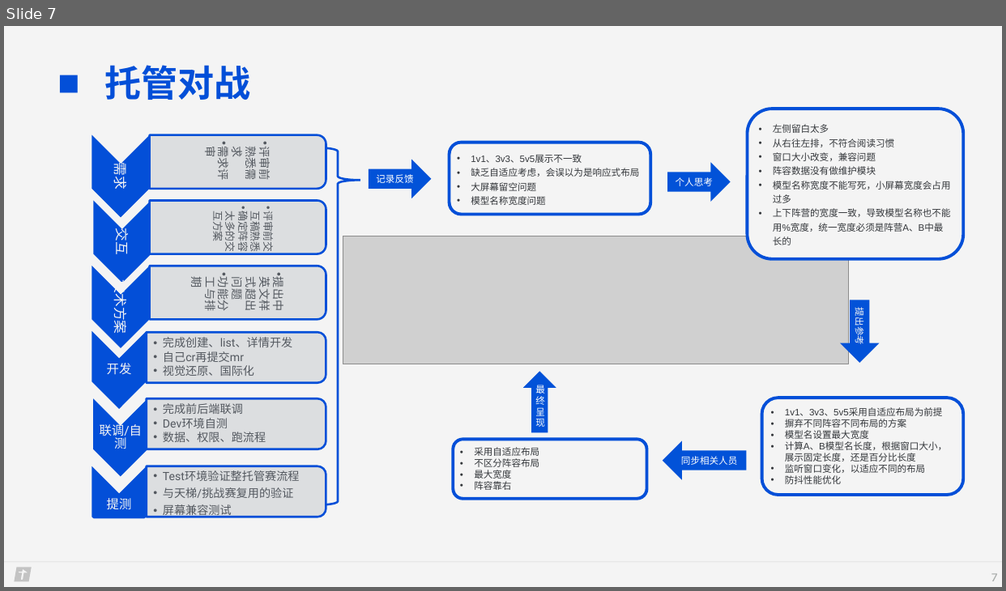
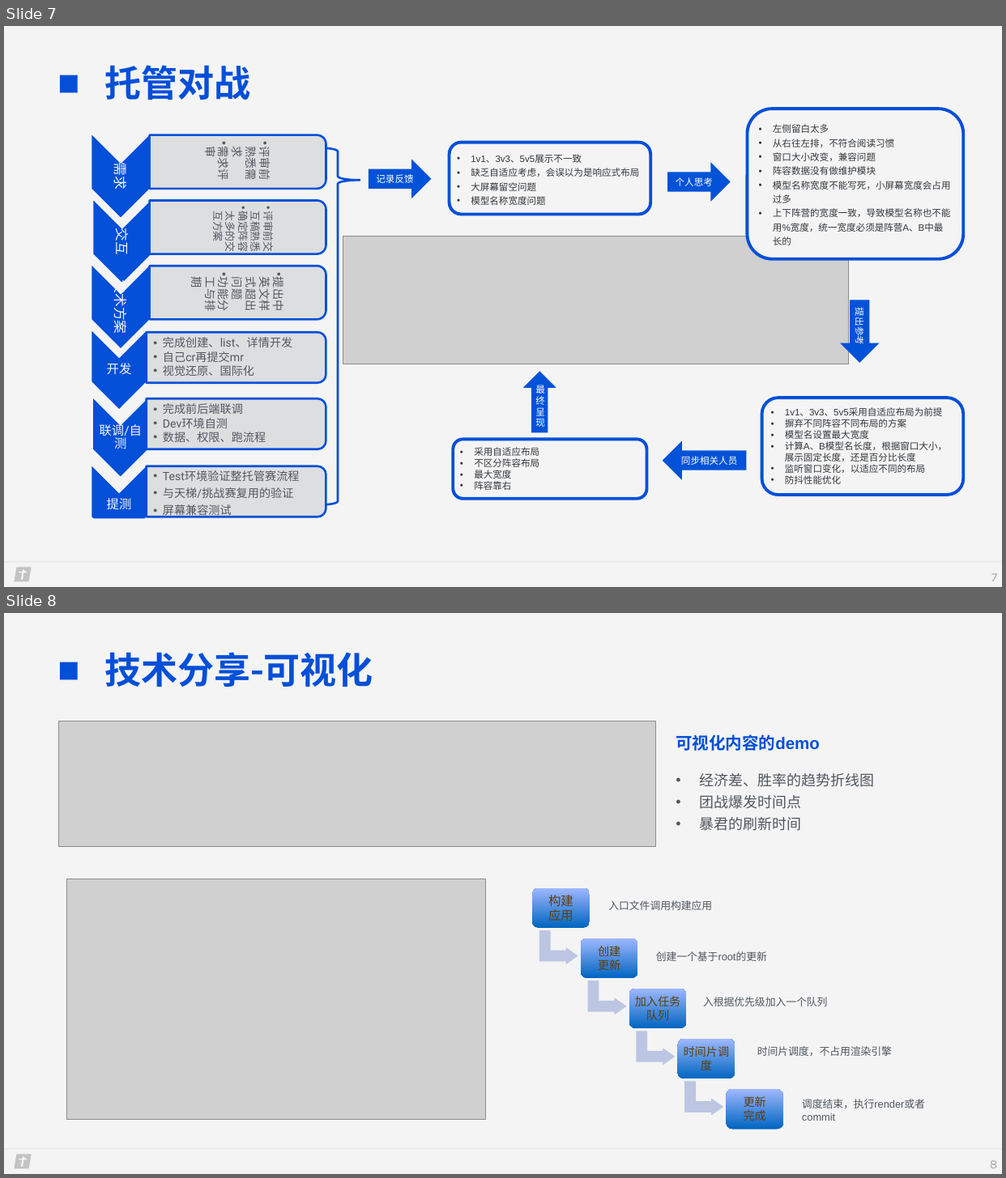
Before and after one commit to sunshiheima/MyPoject, a slide deck: files/简历/答辩.pptx. Shown one above the other, each under a label of ours: slide 7 before the commit, slides 7 and 8 after it. The pictures are 1006x591 and 1006x1178 pixels, drawn with LibreOffice and Linux fonts; fonts in the diff are those of the drawing; grey boxes stand for pictures; background and template pictures are left out. Boxes give left, top, right and bottom in pixels: in the first picture for what was removed or moved away, otherwise in the second. Text is boxed around its words. In the diff, an @@ line names an element or a change of style, - is before the commit and + after.

```diff
--- a/files/简历/答辩.pptx
+++ b/files/简历/答辩.pptx
@@ slide 8 added at (x1=4, y1=613, x2=1002, y2=1174), background picture (left out); not listed: 2 template elements that a slide beside it also shows @@
@@ text added at (x1=104, y1=652, x2=373, y2=687), 35.1 pt, text #034FD8, bold @@
+■ 技术分享-可视化
@@ picture added at (x1=58, y1=721, x2=656, y2=846) @@
@@ text added at (x1=675, y1=735, x2=819, y2=751), 16 pt, text #034FD8, bold @@
+可视化内容的demo
@@ text added at (x1=699, y1=773, x2=874, y2=831), 14 pt, text #52575F @@
+• 经济差、胜率的趋势折线图
+• 团战爆发时间点
+• 暴君的刷新时间
@@ picture added at (x1=67, y1=879, x2=486, y2=1120) @@
@@ text added at (x1=608, y1=901, x2=712, y2=910), 10 pt, text #53585F @@
+  入口文件调用构建应用
@@ text added at (x1=656, y1=952, x2=767, y2=961), 10 pt, text #52575F @@
+  创建一个基于root的更新
@@ text added at (x1=703, y1=997, x2=828, y2=1007), 10 pt, text #53585F @@
+  入根据优先级加入一个队列
@@ text added at (x1=757, y1=1046, x2=892, y2=1056), 10 pt, text #52575F @@
+  时间片调度，不占用渲染引擎
@@ group added at (x1=533, y1=888, x2=784, y2=1130): 5 rounded rectangles, 5 texts, 4 bent up arrows @@
+构建
+应用
+创建
+更新
+加入任务队列
+时间片调度
+更新
+完成
@@ text added at (x1=802, y1=1099, x2=925, y2=1109), 10 pt, text #52575F @@
+  调度结束，执行render或者commit
@@ page number added at (x1=990, y1=1161, x2=997, y2=1169), 12 pt, text #A6AAA8 @@
+8
```
Also in this commit, not shown: 4 slides changed, 1 slide removed.
